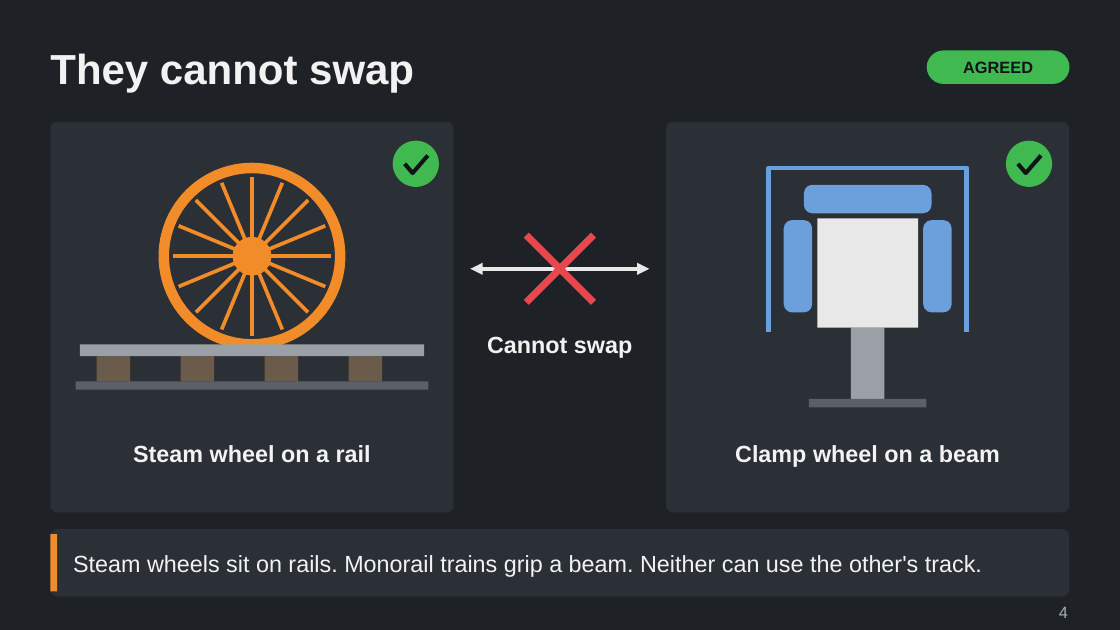
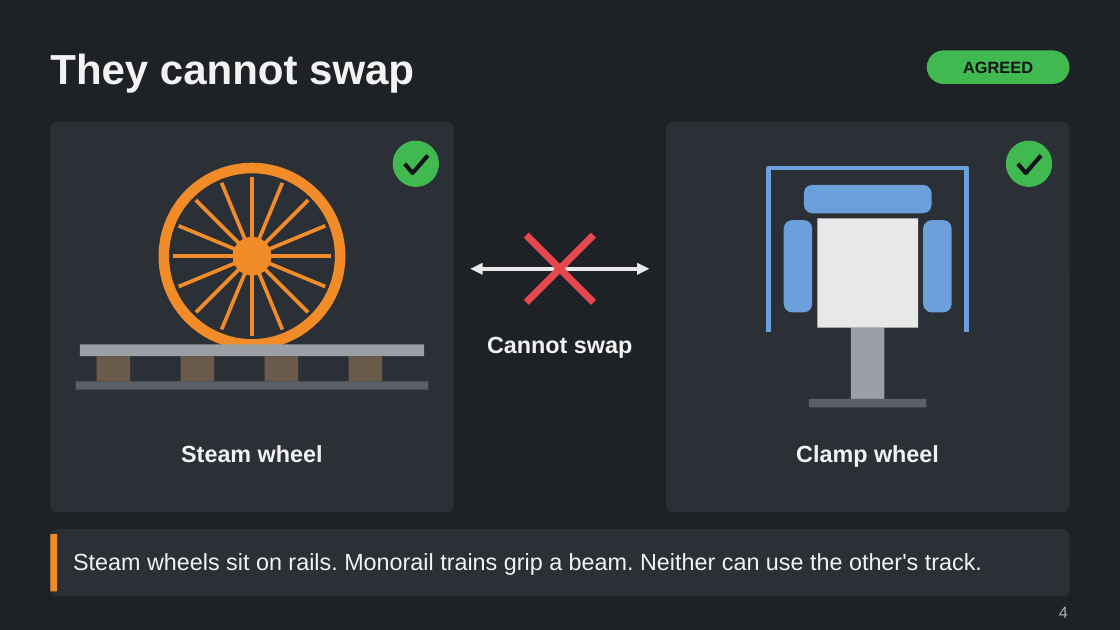
Before and after one commit to Tarenkookoo/Satisfactory---Early-Locomotion, a slide deck: slide 4 of Reporting/Claude Presents/Deck4_Monorail/The_Monorail_Transition_Explained.pptx. Drawn at 1120x630 pixels with LibreOffice and Linux fonts; fonts in the diff are those of the drawing. Boxes give left, top, right and bottom in pixels: in the first picture for what was removed or moved away, otherwise in the second. Text is boxed around its words. In the diff, an @@ line names an element or a change of style, - is before the commit and + after.

```diff
--- a/Reporting/Claude Presents/Deck4_Monorail/The_Monorail_Transition_Explained.pptx
+++ b/Reporting/Claude Presents/Deck4_Monorail/The_Monorail_Transition_Explained.pptx
@@ text at (181,445,323,462): text changed @@
-Steam wheel on a rail
+Steam wheel
@@ text at (796,445,939,467): text changed @@
-Clamp wheel on a beam
+Clamp wheel
@@ text "Steam wheels sit on rails. ..." at (73,553,982,575): line spacing 1 to 0.95 @@
```
Also in this commit, not shown: 13 other slides changed, 7 slides added, 6 other files.
